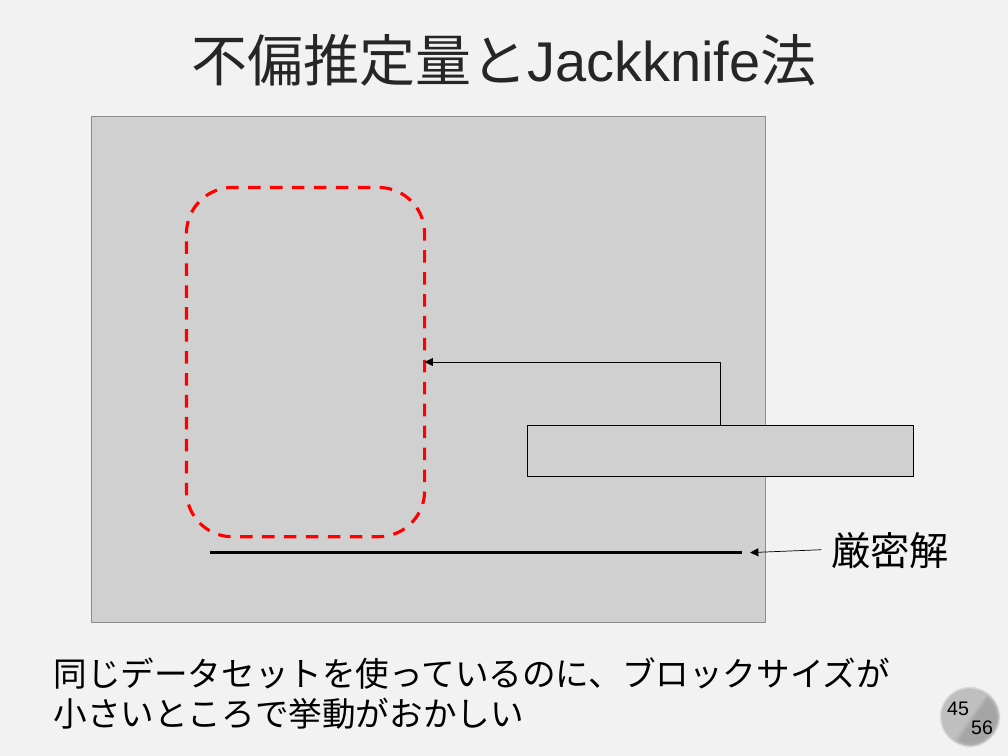
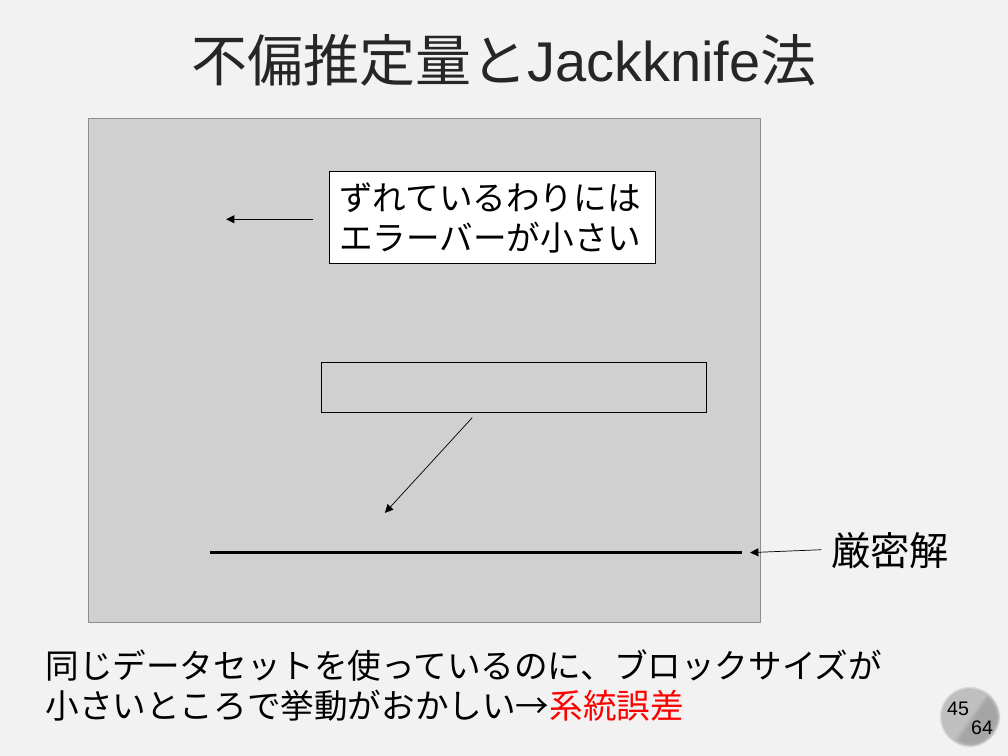
Before and after one commit to kaityo256/simulation_engineering, a slide deck: slide 45 of 03_mc_advanced/simulation03.pptx. Drawn at 1008x756 pixels with LibreOffice and Linux fonts; fonts in the diff are those of the drawing; grey boxes stand for pictures. Boxes give left, top, right and bottom in pixels: in the first picture for what was removed or moved away, otherwise in the second. Text is boxed around its words. In the diff, an @@ line names an element or a change of style, - is before the commit and + after.

```diff
--- a/03_mc_advanced/simulation03.pptx
+++ b/03_mc_advanced/simulation03.pptx
@@ picture: place and size @@
-picture at bbox=[92, 116, 766, 622]
+picture at bbox=[89, 119, 761, 623]
@@ rectangle added at bbox=[330, 171, 655, 263], fill #FFFFFF, outline #000000 0.75 pt, 24 pt, text #000000 @@
+ずれているわりには
+エラーバーが小さい
@@ rounded rectangle removed at bbox=[186, 187, 424, 536] @@
@@ arrow added from (313, 220) to (226, 220), #000000 0.5 pt @@
@@ picture added at bbox=[322, 362, 707, 412] @@
@@ elbow arrow removed from (721, 425) to (424, 362) @@
@@ arrow added from (473, 417) to (385, 513), #000000 0.5 pt @@
@@ picture removed at bbox=[528, 425, 913, 476] @@
@@ text at bbox=[46, 649, 882, 721]: text changed @@
-同じデータセットを使っているのに、ブロックサイズが小さいところで挙動がおかしい
+同じデータセットを使っているのに、ブロックサイズが小さいところで挙動がおかしい→系統誤差
@@ text at bbox=[971, 720, 993, 739]: text changed @@
-56
+64
```
Also in this commit, not shown: 44 other slides changed, 19 slides added, 4 other files.
